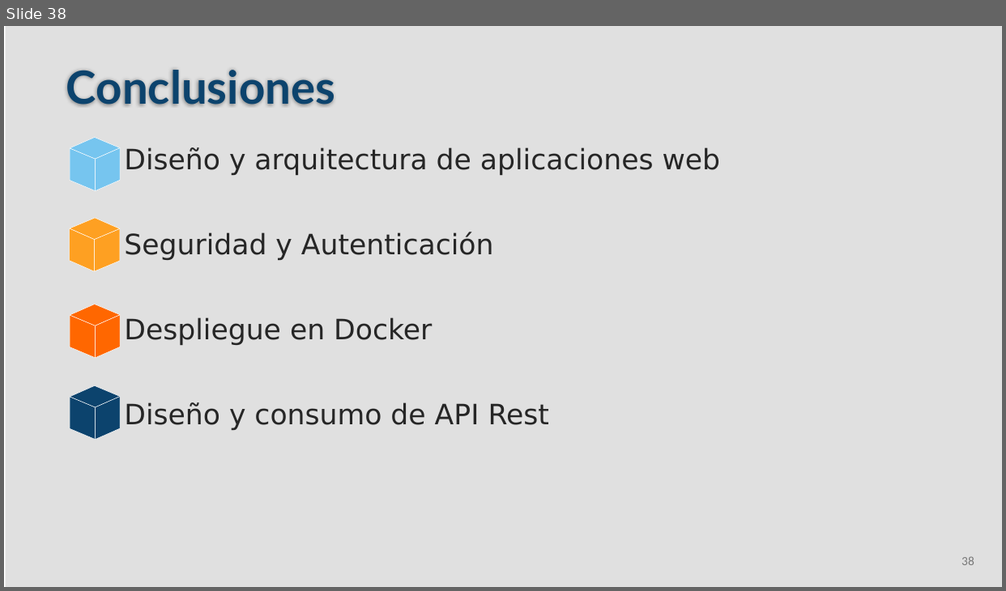
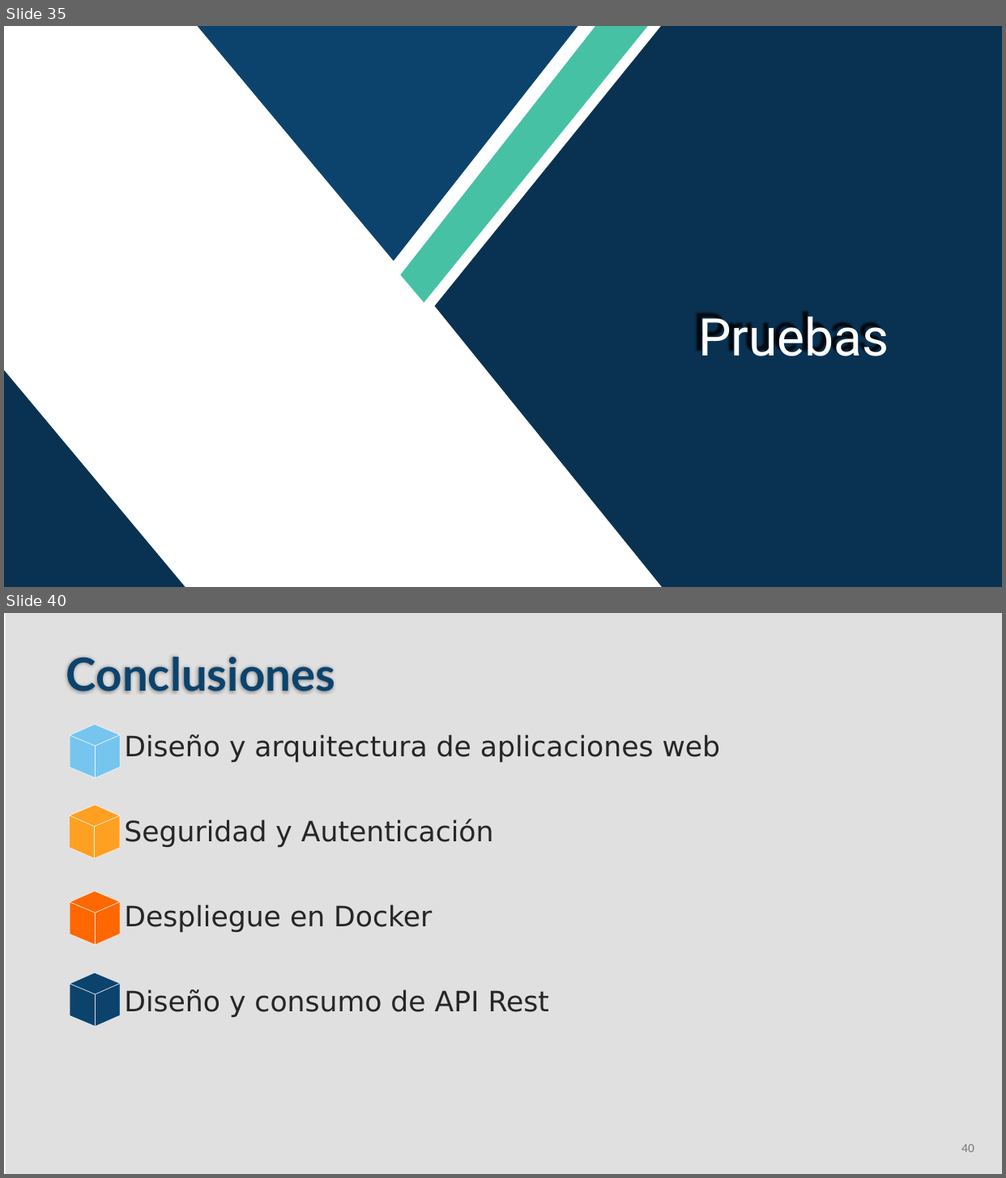
Before and after one commit to DavidBuenoCarmona/TFGinfo, a slide deck: Presentación/TFGinfo.pptx. Shown one above the other, each under a label of ours: slide 38 before the commit, slides 35 and 40 after it; the slides between them are not shown. The pictures are 1006x591 and 1006x1178 pixels, drawn with LibreOffice and Linux fonts; fonts in the diff are those of the drawing. Boxes give left, top, right and bottom in pixels: in the first picture for what was removed or moved away, otherwise in the second. Text is boxed around its words. In the diff, an @@ line names an element or a change of style, - is before the commit and + after.

```diff
--- a/Presentación/TFGinfo.pptx
+++ b/Presentación/TFGinfo.pptx
@@ slide 35 added at (4, 26, 1002, 587), background #FFFFFF @@
@@ freeform shape added at (194, 26, 581, 261), fill #0C436D @@
@@ freeform shape added at (400, 26, 650, 302), fill #46C1A4 @@
@@ right arrow added at (435, 26, 1002, 587), fill #093252 @@
@@ text added at (698, 312, 889, 356), 100 pt, text #FFFFFF @@
+Pruebas
@@ freeform shape added at (4, 368, 189, 587), fill #093252 @@
@@ what was slide 38 is now slide 40 @@
@@ page number at (961, 1144, 974, 1152): text changed @@
-38
+40
```
Also in this commit, not shown: 7 slides changed, 1 other slide added.
